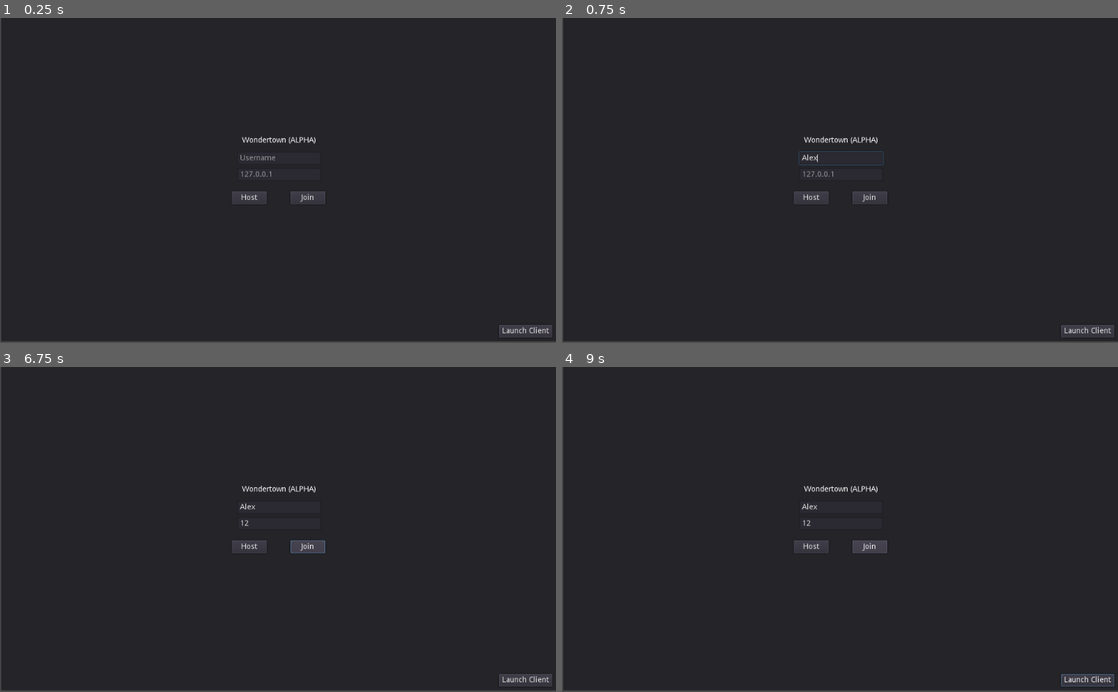
Above: before the commit, frames 1-4 (two rows, left to right).
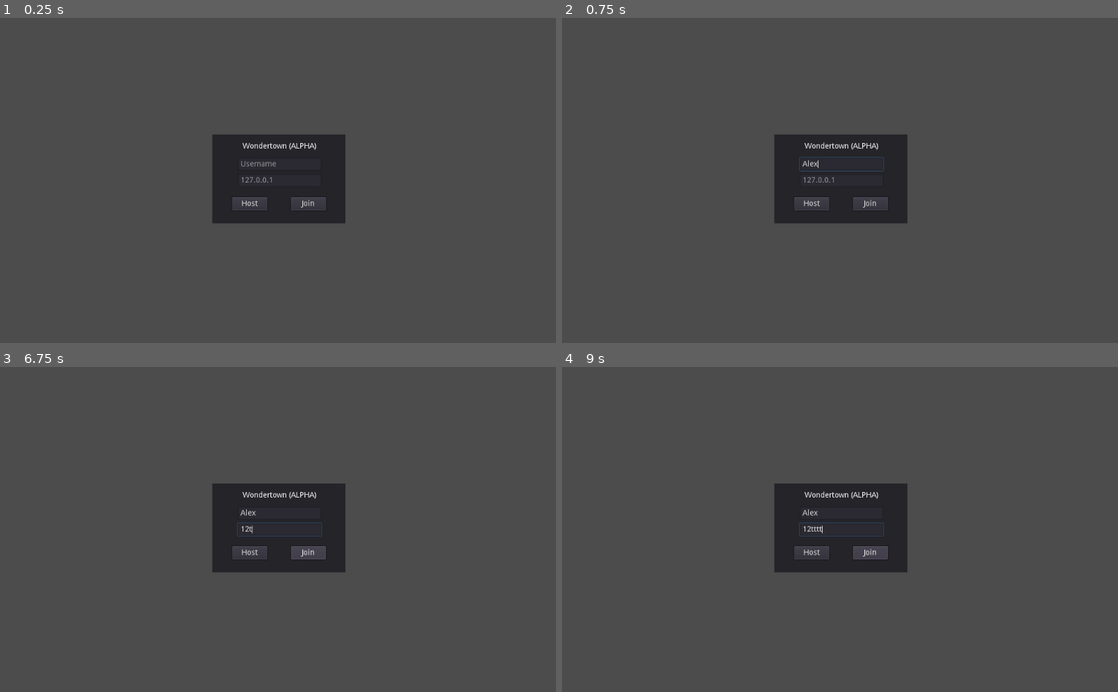
Above: after the commit, the same moments.

Repository: thejanjan/wondertown
Game: Godot game, scene res://network/lobby.tscn
The game is run twice, just before and just after one commit, with the same random seed, the same clock (stepped at 60 frames per second) and the same inputs.
Inputs (mouse positions are in pixels of both pictures, inside the frame that each line leads up to):
- Up to frame 1 (0.25 s): no input
- Up to frame 2 (0.75 s): click (840, 157) at 0.52 s; type "Alex" at 0.6 s
- Up to frame 3 (6.75 s): click (278, 523) at 0.75 s; type "12" at 0.83 s; click "Host" at 1.25 s; click (528, 679) at 2 s, where only the run before the commit has a clickable "Launch Client"; click (528, 679) at 2.75 s, where only the run before the commit has a clickable "Launch Client"; click "Join" at 3.5 s; hold Right 4.28-5.03 s; hold T 4.28-5.03 s; hold Down 5.03-5.78 s; tap T at 5.1, 6.6 s; hold Right 5.78-6.53 s; hold T 5.78-6.53 s; hold Up from 6.53 s (still down)
- Up to frame 4 (9 s): release Up at 7.28 s; hold T 7.28-8.03 s; hold Left 7.28-8.78 s; tap T at 8.1 s; hold Down from 8.78 s (still down); hold T from 8.78 s (still down)

The runs differ from the first frame. In frame 1, 93% of the frame differs, in the area x 0-100%, y 0-100%; in frame 2, 93%; in frame 3, 93%; in frame 4, 93%.

Commit message:
Multiplayer: Develop chatbox, wtl list

Diff:
--- /dev/null
+++ b/network/AspectRatioContainer.gd
@@ -0,0 +1,5 @@
+extends AspectRatioContainer
+
+
+func _process(delta):
+	set_ratio(get_viewport().size.x / get_viewport().size.y)
--- /dev/null
+++ b/network/ChatMessageLabel.gd
@@ -0,0 +1,17 @@
+extends Label
+
+signal updated_chat_label
+
+var message_count = 0
+
+
+func _on_Chatbox_chat_received(chat_message):
+	"""Appends a chat message to this label."""
+	message_count += 1
+	if message_count == 1:
+		set_text(chat_message)
+	else:
+		set_text(
+			get_text() + '\n' + chat_message
+		)
+	emit_signal("updated_chat_label")
--- /dev/null
+++ b/network/Chatbox.gd
@@ -0,0 +1,29 @@
+extends Control
+
+
+signal chat_received
+
+var player_name_dict = {}
+
+
+func get_player_names(name_dict):
+	"""
+	Receive player names upon update.
+	Must take in an outgoing name dict signal.
+	"""
+	player_name_dict = name_dict
+
+
+func _on_MessageBox_text_entered(chat_message):
+	"""
+	Called when a chat message is received.
+	Broadcasts the chat message.
+	"""
+	rpc("broadcast_message", chat_message)
+
+
+remotesync func broadcast_message(chat_message):
+	"""Broadcasts a chat message for all to see."""
+	var rpc_id = get_tree().get_rpc_sender_id()
+	var player_name = player_name_dict.get(rpc_id, "Unknown")
+	emit_signal("chat_received", player_name + ": " + chat_message)
--- /dev/null
+++ b/network/Chatbox.tscn
@@ -0,0 +1,70 @@
+[gd_scene load_steps=5 format=2]
+
+[ext_resource path="res://network/chat/ChatTextEntry.gd" type="Script" id=1]
+[ext_resource path="res://network/ChatMessageLabel.gd" type="Script" id=2]
+[ext_resource path="res://network/Chatbox.gd" type="Script" id=3]
+[ext_resource path="res://network/MessageLogger.gd" type="Script" id=4]
+
+[node name="Chatbox" type="Control"]
+anchor_right = 1.0
+anchor_bottom = 1.0
+margin_right = -570.0
+margin_bottom = -388.0
+script = ExtResource( 3 )
+__meta__ = {
+"_edit_use_anchors_": false
+}
+
+[node name="Top" type="Panel" parent="."]
+margin_right = 454.0
+margin_bottom = 180.0
+
+[node name="MessageLogger" type="ScrollContainer" parent="Top"]
+margin_left = 8.0
+margin_top = 8.0
+margin_right = 446.0
+margin_bottom = 168.0
+follow_focus = true
+scroll_horizontal_enabled = false
+script = ExtResource( 4 )
+__meta__ = {
+"_edit_use_anchors_": false
+}
+
+[node name="ChatMessages" type="Label" parent="Top/MessageLogger"]
+margin_right = 438.0
+margin_bottom = 160.0
+rect_min_size = Vector2( 0, 160 )
+rect_clip_content = true
+size_flags_horizontal = 3
+size_flags_vertical = 6
+valign = 2
+autowrap = true
+script = ExtResource( 2 )
+
+[node name="Bottom" type="Panel" parent="."]
+margin_top = 180.0
+margin_right = 454.0
+margin_bottom = 212.0
+__meta__ = {
+"_edit_use_anchors_": false
+}
+
+[node name="MessageBox" type="LineEdit" parent="Bottom"]
+margin_left = 1.68502
+margin_top = -1.68825
+margin_right = 451.685
+margin_bottom = 30.3118
+placeholder_text = "Press T to type."
+caret_blink = true
+caret_blink_speed = 0.5
+script = ExtResource( 1 )
+__meta__ = {
+"_edit_use_anchors_": false
+}
+
+[connection signal="chat_received" from="." to="Top/MessageLogger/ChatMessages" method="_on_Chatbox_chat_received"]
+[connection signal="draw" from="Top/MessageLogger" to="Top/MessageLogger" method="_on_MessageLogger_draw"]
+[connection signal="updated_chat_label" from="Top/MessageLogger/ChatMessages" to="Top/MessageLogger" method="_on_ChatMessages_updated_chat_label"]
+[connection signal="text_entered" from="Bottom/MessageBox" to="Bottom/MessageBox" method="_on_MessageBox_text_entered"]
+[connection signal="text_entered" from="Bottom/MessageBox" to="." method="_on_MessageBox_text_entered"]
--- /dev/null
+++ b/network/LevelListManager.gd
@@ -0,0 +1,52 @@
+extends Label
+
+onready var itemList = get_parent().find_node("ItemList")
+var wtl_files = []
+
+func _ready():
+	reload_files()
+
+func reload_files():
+	"""
+	Hunts for new WTL files.
+	"""
+	wtl_files = find_all_wtl_files()
+
+	# Create buttons for the levelListMgr.
+	itemList.clear()
+	for name in wtl_files:
+		itemList.add_item(name, null, true)
+
+"""
+Directory accessors
+"""
+
+func find_all_wtl_files():
+	var normal_files_in_directory = list_files_in_directory('.')
+	var retlist = []
+	for file_data in normal_files_in_directory:
+		var filename = file_data[0]
+		if filename.ends_with('.wtl'):
+			retlist.append(filename)
+	return retlist
+
+
+func list_files_in_directory(path):
+	var files = []
+	var dir = Directory.new()
+	dir.open(path)
+	dir.list_dir_begin()
+
+	while true:
+		var file = dir.get_next()
+		if file == "":
+			break
+		elif not file.begins_with("."):
+			if not dir.current_is_dir():
+				files.append([file, path + "/" + file])
+			else:
+				files.append_array(list_files_in_directory(path + "/" + file))
+
+	dir.list_dir_end()
+
+	return files
--- /dev/null
+++ b/network/MessageLogger.gd
@@ -0,0 +1,15 @@
+extends ScrollContainer
+
+var has_new_message = false
+
+func _on_ChatMessages_updated_chat_label():
+	has_new_message = true
+
+func _on_MessageLogger_draw():
+	"""
+	On rendering of the MessageLogger, decide if we need to
+	keep its vscroll at the very bottom.
+	"""
+	if has_new_message:
+		set_v_scroll(get_v_scroll() + 10000)
+	has_new_message = false
--- a/network/Players.gd
+++ b/network/Players.gd
@@ -1,5 +1,6 @@
 extends ItemList
 
+signal updated_player_names
 var player_names = {}
 
 
@@ -32,6 +33,7 @@
 	# Do we update our player name list?
 	if not is_network_master():
 		self.player_names = player_names
+	emit_signal("updated_player_names", player_names)
 
 	_update_gui()
 
--- /dev/null
+++ b/network/chat/ChatTextEntry.gd
@@ -0,0 +1,18 @@
+extends LineEdit
+
+
+func _on_MessageBox_text_entered(new_text):
+	"""
+	Clear this chat message upon enter.
+	"""
+	set_text('')
+	release_focus()
+
+
+func _process(delta):
+	"""
+	When T is pressed, open chat key.
+	"""
+	if is_visible_in_tree():
+		if Input.is_key_pressed(KEY_T) and get_focus_owner() != self:
+			grab_focus()
--- a/network/lobby.gd
+++ b/network/lobby.gd
@@ -5,6 +5,7 @@
 # https://en.wikipedia.org/wiki/List_of_TCP_and_UDP_port_numbers
 const DEFAULT_PORT = 8910
 
+onready var connection = $Connection
 onready var address = $Connection/Address
 onready var host_button = $Connection/HostButton
 onready var join_button = $Connection/JoinButton
--- a/network/lobby.tscn
+++ b/network/lobby.tscn
@@ -1,23 +1,29 @@
-[gd_scene load_steps=4 format=2]
+[gd_scene load_steps=7 format=2]
 
 [ext_resource path="res://network/lobby.gd" type="Script" id=1]
 [ext_resource path="res://network/Players.gd" type="Script" id=2]
 [ext_resource path="res://network/ClientLauncher.gd" type="Script" id=3]
+[ext_resource path="res://network/lobby/PlayerNameBox.tscn" type="PackedScene" id=4]
+[ext_resource path="res://network/Chatbox.tscn" type="PackedScene" id=5]
+[ext_resource path="res://network/LevelListManager.gd" type="Script" id=6]
 
-[node name="Lobby" type="Panel"]
-margin_left = 2.33484
-margin_right = 1027.33
-margin_bottom = 597.0
+[node name="Lobby" type="Control"]
 script = ExtResource( 1 )
 __meta__ = {
 "_edit_use_anchors_": false
 }
 
 [node name="Connection" type="Panel" parent="."]
-margin_left = 388.118
-margin_top = 203.847
-margin_right = 636.118
-margin_bottom = 358.847
+visible = false
+anchor_left = 0.5
+anchor_top = 0.5
+anchor_right = 0.5
+anchor_bottom = 0.5
+margin_left = 391.419
+margin_top = 214.665
+margin_right = 636.419
+margin_bottom = 378.665
+size_flags_horizontal = 3
 __meta__ = {
 "_edit_use_anchors_": false
 }
@@ -34,15 +40,9 @@
 "_edit_use_anchors_": false
 }
 
-[node name="PlayerName" type="LineEdit" parent="Connection"]
-margin_left = 47.2125
-margin_top = 42.7272
-margin_right = 201.213
-margin_bottom = 66.7272
-placeholder_text = "Username"
-__meta__ = {
-"_edit_use_anchors_": false
-}
+[node name="PlayerName" parent="Connection" instance=ExtResource( 4 )]
+caret_blink = true
+caret_blink_speed = 0.5
 
 [node name="Address" type="LineEdit" parent="Connection"]
 margin_left = 47.2125
@@ -50,6 +50,8 @@
 margin_right = 201.213
 margin_bottom = 96.6134
 placeholder_text = "127.0.0.1"
+caret_blink = true
+caret_blink_speed = 0.5
 __meta__ = {
 "_edit_use_anchors_": false
 }
@@ -75,16 +77,17 @@
 }
 
 [node name="PostConnection" type="Control" parent="."]
-margin_right = 40.0
-margin_bottom = 40.0
+margin_left = 2.0
+margin_right = 1022.0
+margin_bottom = 600.0
 __meta__ = {
 "_edit_use_anchors_": false
 }
 
 [node name="ConnectedPlayerLabel" type="Label" parent="PostConnection"]
-margin_left = 780.288
+margin_left = 834.089
 margin_top = 347.619
-margin_right = 898.288
+margin_right = 952.089
 margin_bottom = 361.619
 text = "Connected Players"
 __meta__ = {
@@ -111,9 +114,55 @@
 "_edit_use_anchors_": false
 }
 
+[node name="PlayerName" parent="PostConnection" instance=ExtResource( 4 )]
+margin_left = 820.511
+margin_top = 554.442
+margin_right = 974.512
+margin_bottom = 578.442
+caret_blink = true
+caret_blink_speed = 0.5
+
+[node name="LevelListManager" type="Label" parent="PostConnection"]
+margin_left = 36.6916
+margin_top = 16.5534
+margin_right = 97.6916
+margin_bottom = 30.5534
+text = "WTL Files"
+script = ExtResource( 6 )
+__meta__ = {
+"_edit_use_anchors_": false
+}
+
+[node name="ItemList" type="ItemList" parent="PostConnection/LevelListManager"]
+margin_left = -18.0
+margin_top = 19.0
+margin_right = 254.0
+margin_bottom = 562.0
+__meta__ = {
+"_edit_use_anchors_": false
+}
+
+[node name="ReloadButton" type="Button" parent="PostConnection/LevelListManager"]
+margin_left = 150.47
+margin_top = -5.69308
+margin_right = 244.47
+margin_bottom = 14.3069
+text = "Reload"
+__meta__ = {
+"_edit_use_anchors_": false
+}
+
+[node name="Chatbox" parent="PostConnection" instance=ExtResource( 5 )]
+margin_left = 314.0
+margin_top = 365.0
+margin_right = -250.0
+margin_bottom = -20.0
+
 [node name="Debug" type="Control" parent="."]
-margin_right = 40.0
-margin_bottom = 40.0
+visible = false
+margin_left = 2.0
+margin_right = 1022.0
+margin_bottom = 600.0
 
 [node name="ClientLauncher" type="Button" parent="Debug"]
 margin_left = 917.0
@@ -127,5 +176,8 @@
 [connection signal="text_entered" from="Connection/PlayerName" to="PostConnection/ConnectedPlayerLabel/Players" method="request_name"]
 [connection signal="pressed" from="Connection/HostButton" to="." method="_on_host_pressed"]
 [connection signal="pressed" from="Connection/JoinButton" to="." method="_on_join_pressed"]
+[connection signal="updated_player_names" from="PostConnection/ConnectedPlayerLabel/Players" to="PostConnection/Chatbox" method="get_player_names"]
 [connection signal="pressed" from="PostConnection/LeaveLobby" to="." method="leave_lobby"]
+[connection signal="text_entered" from="PostConnection/PlayerName" to="PostConnection/ConnectedPlayerLabel/Players" method="request_name"]
+[connection signal="pressed" from="PostConnection/LevelListManager/ReloadButton" to="PostConnection/LevelListManager" method="reload_files"]
 [connection signal="pressed" from="Debug/ClientLauncher" to="Debug/ClientLauncher" method="_on_ClientLauncher_pressed"]
--- /dev/null
+++ b/network/lobby/PlayerNameBox.gd
@@ -0,0 +1,9 @@
+extends LineEdit
+
+
+func _on_PlayerName_text_entered(new_text):
+	"""
+	Clear this chat message upon enter.
+	"""
+	set_text('')
+	release_focus()
--- /dev/null
+++ b/network/lobby/PlayerNameBox.tscn
@@ -0,0 +1,16 @@
+[gd_scene load_steps=2 format=2]
+
+[ext_resource path="res://network/lobby/PlayerNameBox.gd" type="Script" id=1]
+
+[node name="PlayerName" type="LineEdit"]
+margin_left = 47.2125
+margin_top = 42.7272
+margin_right = 201.213
+margin_bottom = 66.7272
+placeholder_text = "Username"
+script = ExtResource( 1 )
+__meta__ = {
+"_edit_use_anchors_": false
+}
+
+[connection signal="text_entered" from="." to="." method="_on_PlayerName_text_entered"]
Not shown, added: build_debug_client.sh
Not shown, changed: debug-client-wt.pck
